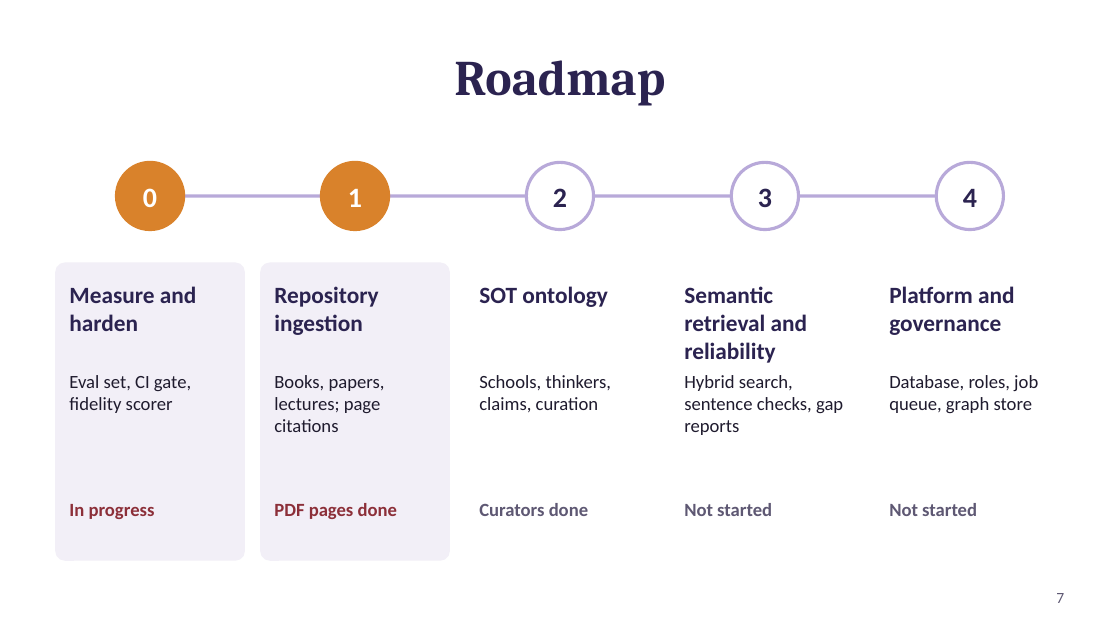
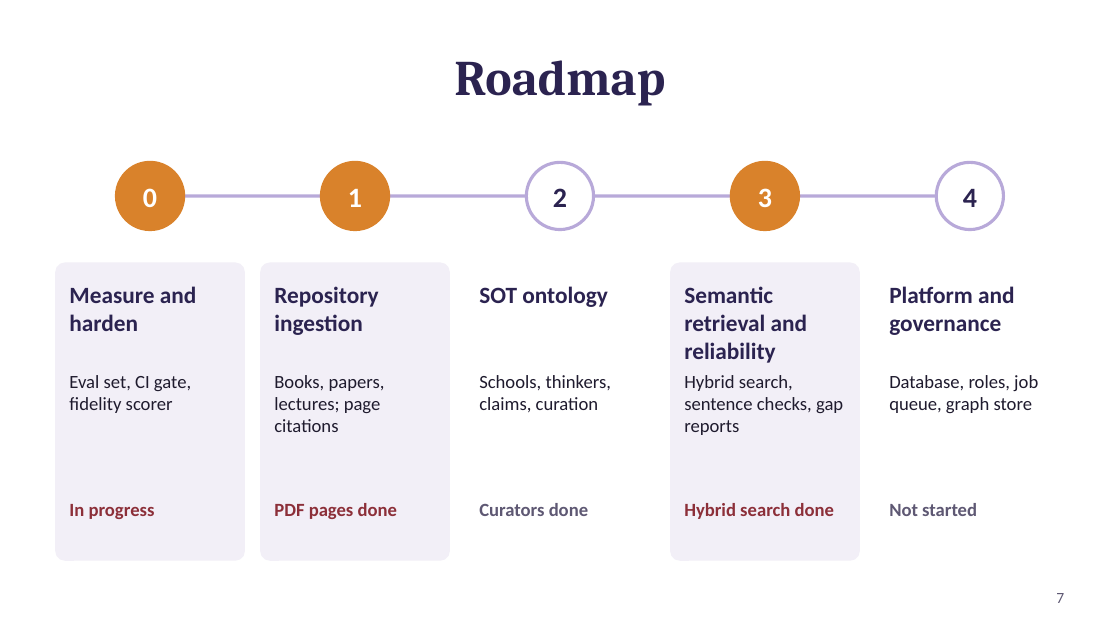
Before and after one commit to vkonda2000/indic-knowledge-graph, a slide deck: slide 7 of docs/slides/ikg-project-goals.pptx. Drawn at 1120x630 pixels with LibreOffice and Linux fonts; fonts in the diff are those of the drawing. Boxes give left, top, right and bottom in pixels: in the first picture for what was removed or moved away, otherwise in the second. Text is boxed around its words. In the diff, an @@ line names an element or a change of style, - is before the commit and + after.

```diff
--- a/docs/slides/ikg-project-goals.pptx
+++ b/docs/slides/ikg-project-goals.pptx
@@ text "3" at (758, 188, 772, 207): text colour #2B2350 to #FFFFFF @@
@@ ellipse at (731, 162, 799, 230): fill #FFFFFF to #D9822B; outline #B8A9D9 2 pt to #D9822B 2 pt @@
@@ rounded rectangle at (671, 263, 859, 560): fill #FFFFFF to #F2EFF7; outline #FFFFFF 1 pt to #F2EFF7 1 pt @@
@@ text at (684, 503, 834, 519): text changed; text colour #5E5873 to #8C2F39 @@
-Not started
+Hybrid search done
```
Also in this commit, not shown: 3 other slides changed, 1 slide added, 1 other file.
